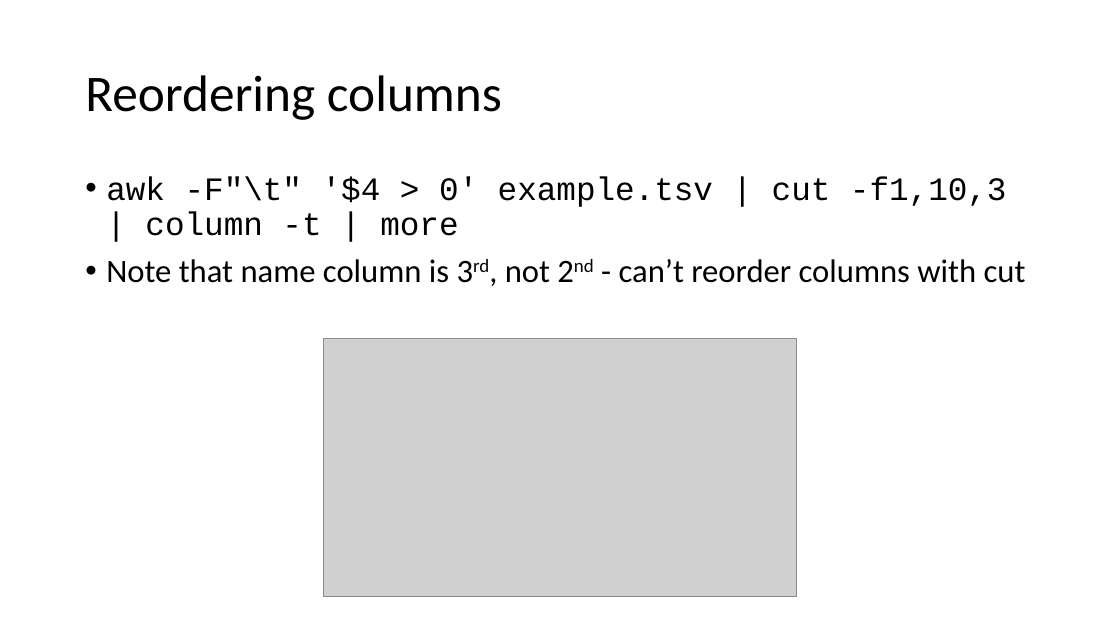
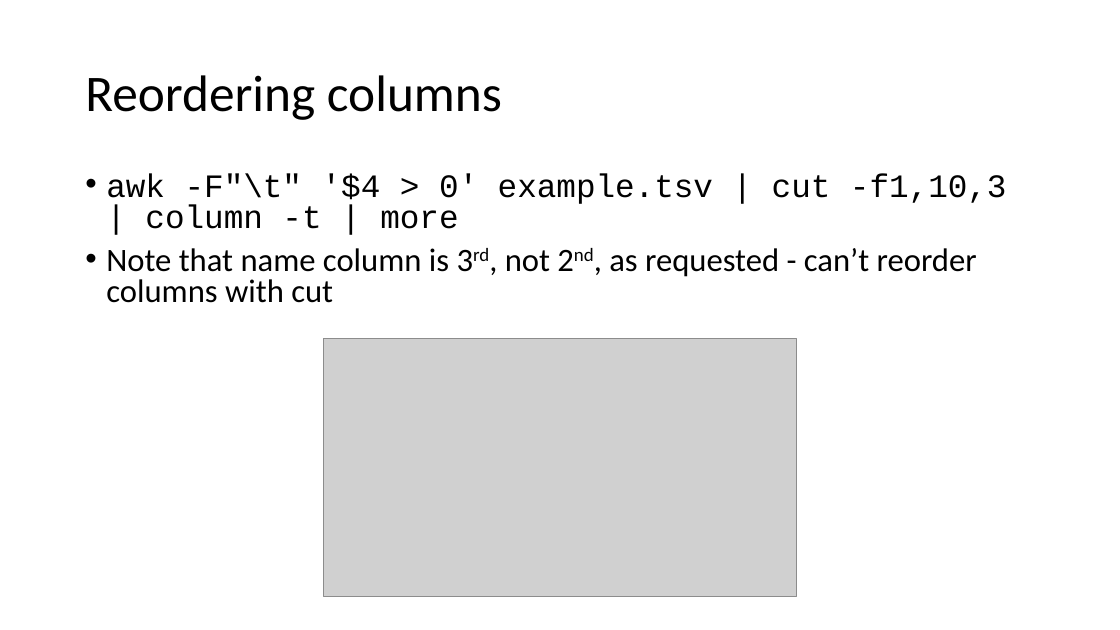
Before and after one commit to richysix/funcgen2019, a slide deck: slide 16 of downloads/command-line.pptx (slide 15 before the commit). Drawn at 1120x630 pixels with LibreOffice and Linux fonts; fonts in the diff are those of the drawing; grey boxes stand for pictures. Boxes give left, top, right and bottom in pixels: in the first picture for what was removed or moved away, otherwise in the second. Text is boxed around its words. In the diff, an @@ line names an element or a change of style, - is before the commit and + after.

```diff
--- a/downloads/command-line.pptx
+++ b/downloads/command-line.pptx
@@ text at (106,173,1007,229): line spacing 0.9 to 0.8 @@
@@ text at (106,248,977,303): text changed @@
-• Note that name column is 3rd, not 2nd - can’t reorder columns with cut
+• Note that name column is 3rd, not 2nd, as requested - can’t reorder columns with cut
```
Also in this commit, not shown: 2 other slides changed, 1 slide added, 4 other files.
